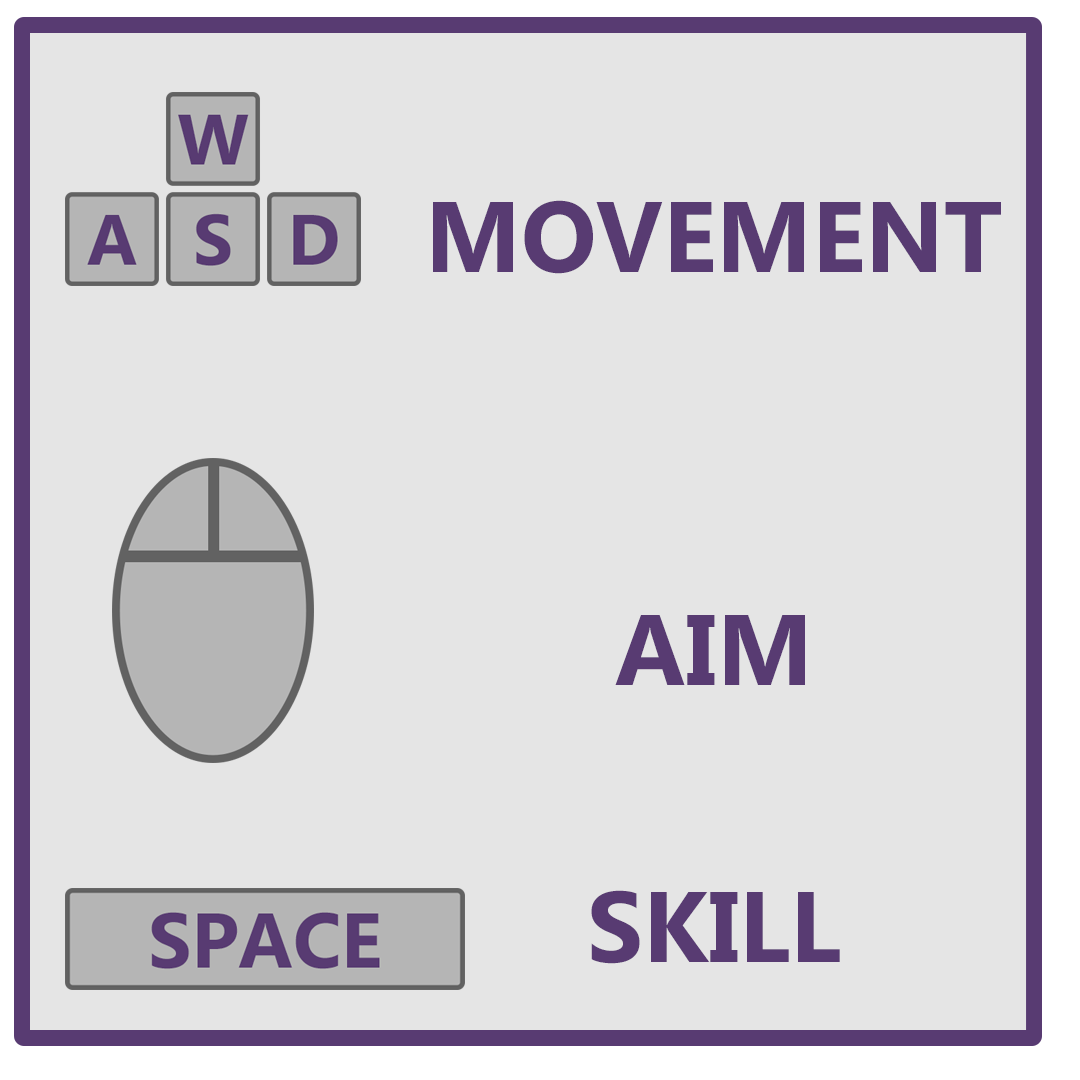
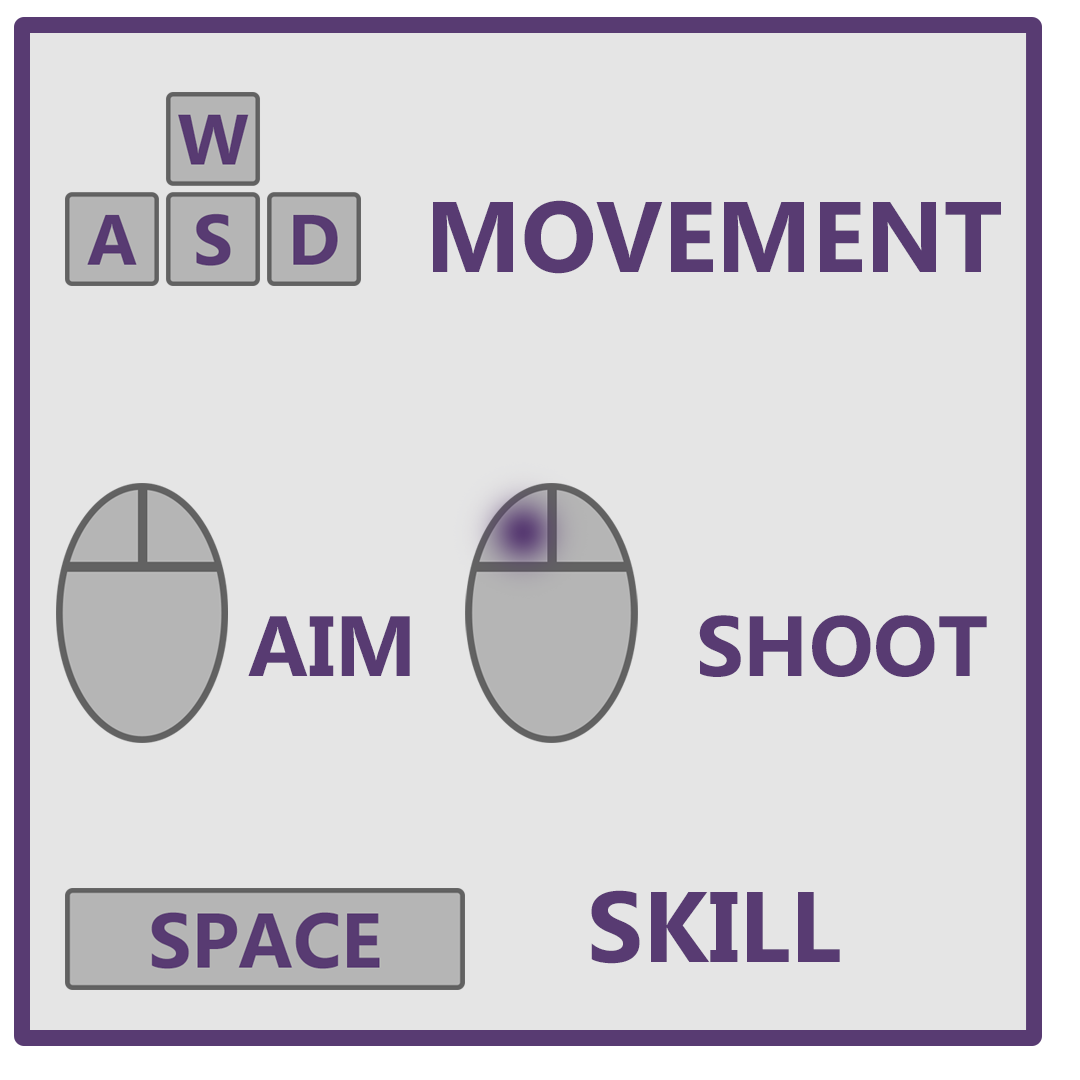
Layered file, before and after one edit (1080 × 1080). Changes by layer:
added layer "SHOOT" above "Capa 1" over [699, 615, 987, 677]
added layer "Capa 1" above "Rectángulo 2 copia" over [463, 472, 593, 603]
added layer "Rectángulo 2 copia" above "AIM" over [465, 483, 638, 743]
painted on "AIM" over [248, 615, 805, 685]
moved "Rectángulo 2" above "MOVEMENT", painted on it over [56, 458, 314, 763]
